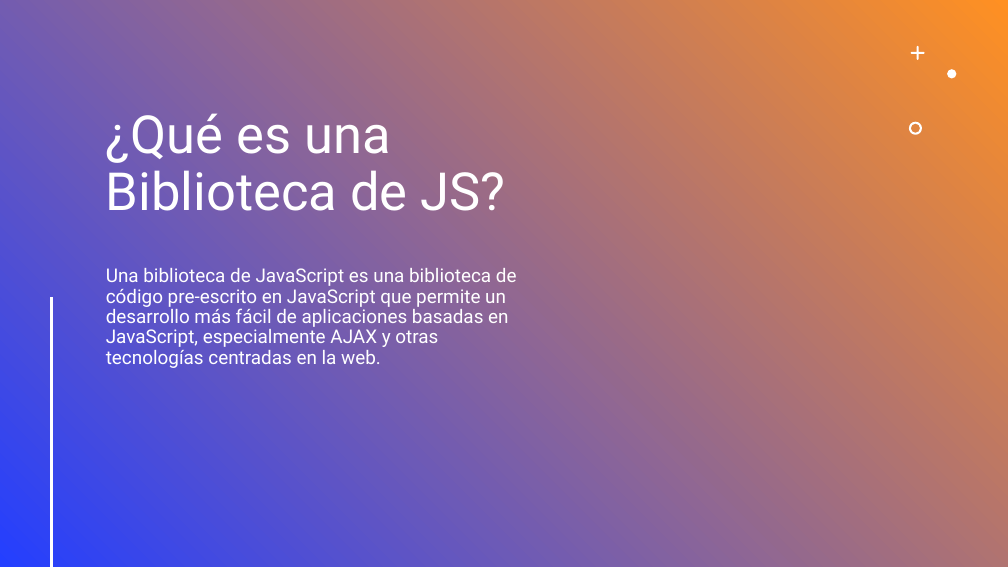
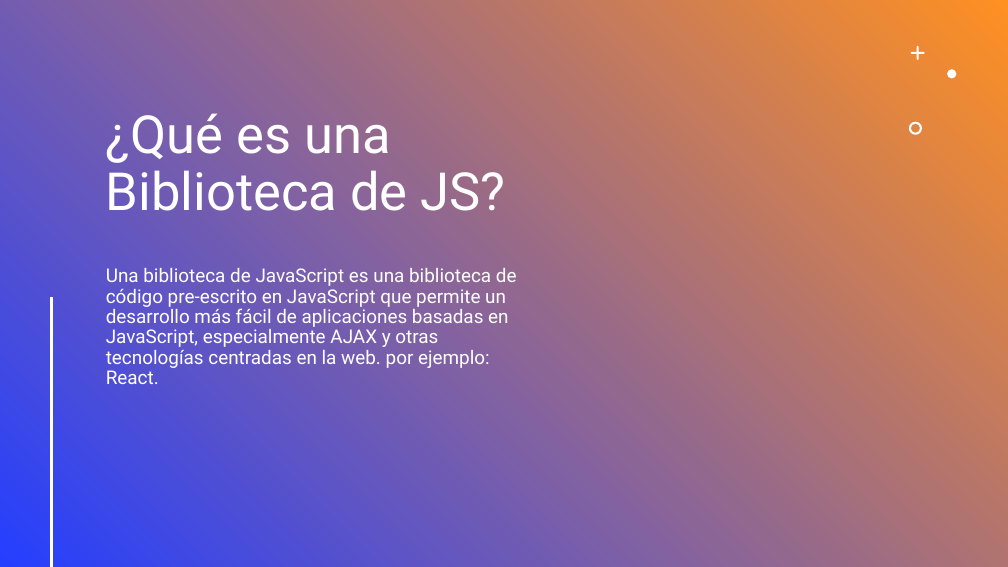
Before and after one commit to zonary123/tienda, a slide deck: slide 4 of Proyecto_CarlosVaralo.pptx (slide 5 before the commit). Drawn at 1008x567 pixels with LibreOffice and Linux fonts; fonts in the diff are those of the drawing; background and template pictures are left out; a plain dark background stands for a picture behind light text. Boxes give left, top, right and bottom in pixels: in the first picture for what was removed or moved away, otherwise in the second. Text is boxed around its words. In the diff, an @@ line names an element or a change of style, - is before the commit and + after.

```diff
--- a/Proyecto_CarlosVaralo.pptx
+++ b/Proyecto_CarlosVaralo.pptx
@@ text at (106,268,517,384): text changed @@
-Una biblioteca de JavaScript es una biblioteca de código pre-escrito en JavaScript que permite un desarrollo más fácil de aplicaciones basadas en JavaScript, especialmente AJAX y otras tecnologías centradas en la web.
+Una biblioteca de JavaScript es una biblioteca de código pre-escrito en JavaScript que permite un desarrollo más fácil de aplicaciones basadas en JavaScript, especialmente AJAX y otras tecnologías centradas en la web. por ejemplo: React.
```
Also in this commit, not shown: 5 other slides changed, 7 slides added, 1 slide removed, 2 other files.
